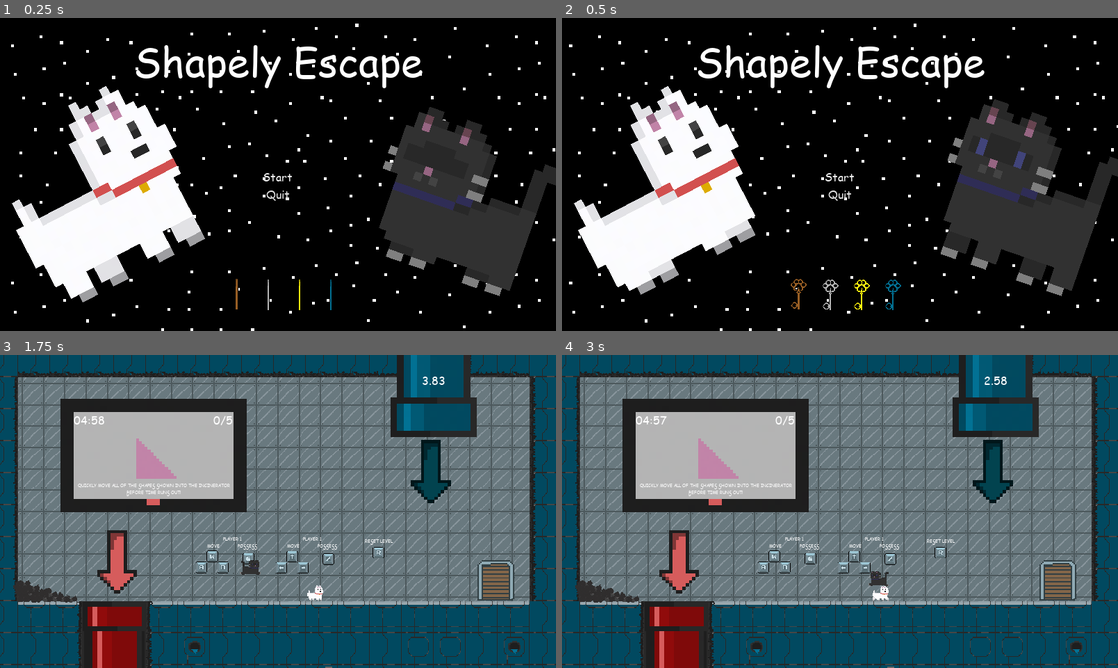
Above: before the commit, frames 1-4 (two rows, left to right).
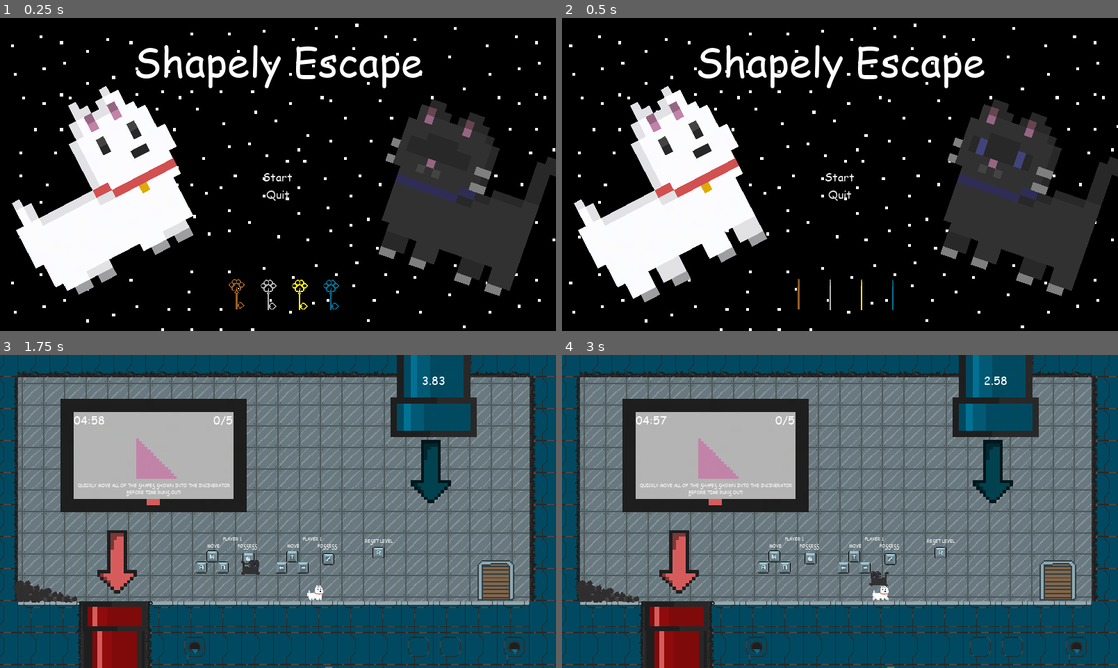
Above: after the commit, the same moments.

Repository: Astrol99/ShapelyEscape
Game: Godot game, scene res://MainMenu/MainMenu.tscn
Same seed, same stepped clock (60 frames per second), same inputs: the game is played once before the commit and once after it.
Inputs:
- Up to frame 1 (0.25 s): no input
- Up to frame 2 (0.5 s): no input
- Up to frame 3 (1.75 s): click "Start" at 0.5 s; tap Enter at 1.25 s; hold D (move_right1) from 1.28 s (still down); tap E (cat_possess) at 1.35 s; tap W (jump1) at 1.52 s
- Up to frame 4 (3 s): tap Left (move_left2) at 2.1 s; tap W (jump1) at 2.27 s; release D (move_right1) at 2.78 s; hold A (move_left1) from 2.78 s (still down); hold Right (move_right2) from 2.78 s (still down)

The runs differ from the first frame. In frame 1, 4.1% of the frame differs, in the area x 3-100%, y 26-94%; in frame 2, 1.3%; in frame 3, less than 0.1%; in frame 4, less than 0.1%.

Commit message:
Added glow effect to possessed objects

Diff:
--- a/Level1/Level1.tscn
+++ b/Level1/Level1.tscn
@@ -14,6 +14,7 @@
 [ext_resource path="res://World_Objects/Incinerator/Incinerator.tscn" type="PackedScene" id=12]
 [ext_resource path="res://assets/keybinds/rkey.png" type="Texture" id=13]
 [ext_resource path="res://assets/Red_ARrow.png" type="Texture" id=14]
+[ext_resource path="res://WorldEnvironment.tscn" type="PackedScene" id=15]
 
 [sub_resource type="ConvexPolygonShape2D" id=1]
 points = PoolVector2Array( 0, 0, 736, 0, 736, 736, 0, 736 )
@@ -208,6 +209,8 @@
 
 [node name="Level1" type="Node2D"]
 
+[node name="WorldEnvironment" parent="." instance=ExtResource( 15 )]
+
 [node name="Timer" type="Timer" parent="."]
 process_mode = 0
 wait_time = 300.0
--- a/Level2/Level2.tscn
+++ b/Level2/Level2.tscn
@@ -8,6 +8,7 @@
 [ext_resource path="res://World_Objects/Entities/Cat_Goof/Cat_Goof.tscn" type="PackedScene" id=6]
 [ext_resource path="res://World_Objects/Entities/Dog_Oof/Dog_Oof.tscn" type="PackedScene" id=7]
 [ext_resource path="res://World_Objects/Screen/Screen.tscn" type="PackedScene" id=8]
+[ext_resource path="res://WorldEnvironment.tscn" type="PackedScene" id=9]
 [ext_resource path="res://World_Objects/SpawnPipe/SpawnPipe.tscn" type="PackedScene" id=10]
 [ext_resource path="res://World_Objects/TrashBag/TrashBag.tscn" type="PackedScene" id=11]
 
@@ -201,6 +202,8 @@
 
 [node name="Level3" type="Node2D"]
 
+[node name="WorldEnvironment" parent="." instance=ExtResource( 9 )]
+
 [node name="Timer" type="Timer" parent="."]
 process_mode = 0
 wait_time = 300.0
--- a/Level3/Level3.tscn
+++ b/Level3/Level3.tscn
@@ -9,6 +9,7 @@
 [ext_resource path="res://assets/God_Forsaken_TileSet/Background.png" type="Texture" id=7]
 [ext_resource path="res://World_Objects/Screen/Screen.tscn" type="PackedScene" id=8]
 [ext_resource path="res://World_Objects/SpawnPipe/SpawnPipe.tscn" type="PackedScene" id=9]
+[ext_resource path="res://WorldEnvironment.tscn" type="PackedScene" id=10]
 [ext_resource path="res://World_Objects/Incinerator/Incinerator.tscn" type="PackedScene" id=12]
 
 [sub_resource type="ConvexPolygonShape2D" id=1]
@@ -201,6 +202,8 @@
 
 [node name="Level2" type="Node2D"]
 
+[node name="WorldEnvironment" parent="." instance=ExtResource( 10 )]
+
 [node name="Timer" type="Timer" parent="."]
 process_mode = 0
 wait_time = 200.0
--- a/MainMenu/MainMenu.tscn
+++ b/MainMenu/MainMenu.tscn
@@ -160,6 +160,7 @@
 rotation = -0.479966
 scale = Vector2( 2.2909, 2.2909 )
 frames = SubResource( 21 )
+frame = 1
 playing = true
 
 [node name="Cat_Goof" type="AnimatedSprite" parent="."]
@@ -167,7 +168,7 @@
 rotation = 0.335103
 scale = Vector2( -1.8442, 1.88773 )
 frames = SubResource( 26 )
-frame = 3
+frame = 1
 playing = true
 
 [node name="Brown_Key" type="AnimatedSprite" parent="."]
@@ -175,7 +176,6 @@
 scale = Vector2( 0.12963, 0.12963 )
 frames = SubResource( 17 )
 animation = "brown"
-frame = 1
 playing = true
 
 [node name="Silver_Key" type="AnimatedSprite" parent="."]
@@ -183,7 +183,6 @@
 scale = Vector2( 0.12963, 0.12963 )
 frames = SubResource( 17 )
 animation = "diamond"
-frame = 1
 playing = true
 
 [node name="Gold_Key" type="AnimatedSprite" parent="."]
@@ -191,7 +190,6 @@
 scale = Vector2( 0.12963, 0.12963 )
 frames = SubResource( 17 )
 animation = "gold"
-frame = 1
 playing = true
 
 [node name="Diamond_Key" type="AnimatedSprite" parent="."]
@@ -199,7 +197,6 @@
 scale = Vector2( 0.12963, 0.12963 )
 frames = SubResource( 17 )
 animation = "silver"
-frame = 1
 playing = true
 
 [node name="Label" type="Label" parent="."]
--- /dev/null
+++ b/WorldEnvironment.tscn
@@ -0,0 +1,8 @@
+[gd_scene load_steps=2 format=2]
+
+[sub_resource type="Environment" id=25]
+background_mode = 4
+glow_enabled = true
+
+[node name="WorldEnvironment" type="WorldEnvironment"]
+environment = SubResource( 25 )
--- a/World_Objects/Entities/Possessable.gd
+++ b/World_Objects/Entities/Possessable.gd
@@ -39,6 +39,7 @@
 		Input.is_action_just_pressed("jump2"))
 
 func _process(delta):
+	# Movement
 	var direction = Vector2.ZERO
 	var is_jump_interrupted = false
 
@@ -66,10 +67,13 @@
 
 func _on_Area2D_PotentialSelect():
 	possesseddog = true
+	sprite.modulate = Color(1.75,1.75,1.75,1)
 
 func _on_Area2D_PotentialSelectCat():
 	possessedcat = true
+	sprite.modulate = Color(1.75,1.75,1.75,1)
 
 func _on_Area2D_stop():
 	possesseddog = false
 	possessedcat = false
+	sprite.modulate = Color(1,1,1,1)
--- a/World_Objects/Entities/PossessableObjects/PossessableCircle.tscn
+++ b/World_Objects/Entities/PossessableObjects/PossessableCircle.tscn
@@ -14,6 +14,7 @@
 texture = ExtResource( 1 )
 
 [node name="Area2D" type="Area2D" parent="."]
+visible = false
 script = ExtResource( 2 )
 
 [node name="CollisionPolygon2D2" type="CollisionPolygon2D" parent="Area2D"]
@@ -22,6 +23,7 @@
 polygon = PoolVector2Array( 3.39394, -6.30303, 7.27273, -1.45455, 7.27273, -1.45455, 7.27273, -1.45455, 7.27273, 5.33333, 1.45455, 10.1818, -2.42424, 10.1818, -8.24242, 5.33333, -8.24242, -0.484848, -7.27273, -3.39394, -3.39394, -6.30303, -3.39394, -6.30303, 2.42424, -6.30303 )
 
 [node name="CollisionPolygon2D" type="CollisionPolygon2D" parent="."]
+visible = false
 position = Vector2( 0.5, -0.5 )
 scale = Vector2( 7, 7 )
 polygon = PoolVector2Array( 3.39394, -6.30303, 7.27273, -1.45455, 7.27273, -1.45455, 7.27273, -1.45455, 7.27273, 5.33333, 1.45455, 10.1818, -2.42424, 10.1818, -8.24242, 5.33333, -8.24242, -0.484848, -7.27273, -3.39394, -3.39394, -6.30303, -3.39394, -6.30303, 2.42424, -6.30303 )
--- a/test.tscn
+++ b/test.tscn
@@ -7,6 +7,10 @@
 [ext_resource path="res://World_Objects/Entities/PossessableObjects/PossessableRightTriangle.tscn" type="PackedScene" id=5]
 [ext_resource path="res://World_Objects/Entities/PossessableObjects/PossessableRectangle.tscn" type="PackedScene" id=6]
 
+[sub_resource type="Environment" id=2]
+background_mode = 4
+glow_enabled = true
+
 [sub_resource type="RectangleShape2D" id=1]
 extents = Vector2( 20, 20 )
 
@@ -14,6 +18,9 @@
 __meta__ = {
 "_edit_vertical_guides_": [  ]
 }
+
+[node name="WorldEnvironment" type="WorldEnvironment" parent="."]
+environment = SubResource( 2 )
 
 [node name="Cat_Goof" parent="." instance=ExtResource( 1 )]
 position = Vector2( 718, 657 )
Not shown: 1 places in Level1/Level1.tscn that only renumber resources
Not shown: 1 places in Level2/Level2.tscn that only renumber resources
Not shown: 1 places in Level3/Level3.tscn that only renumber resources
Not shown: 1 places in test.tscn that only renumber resources
